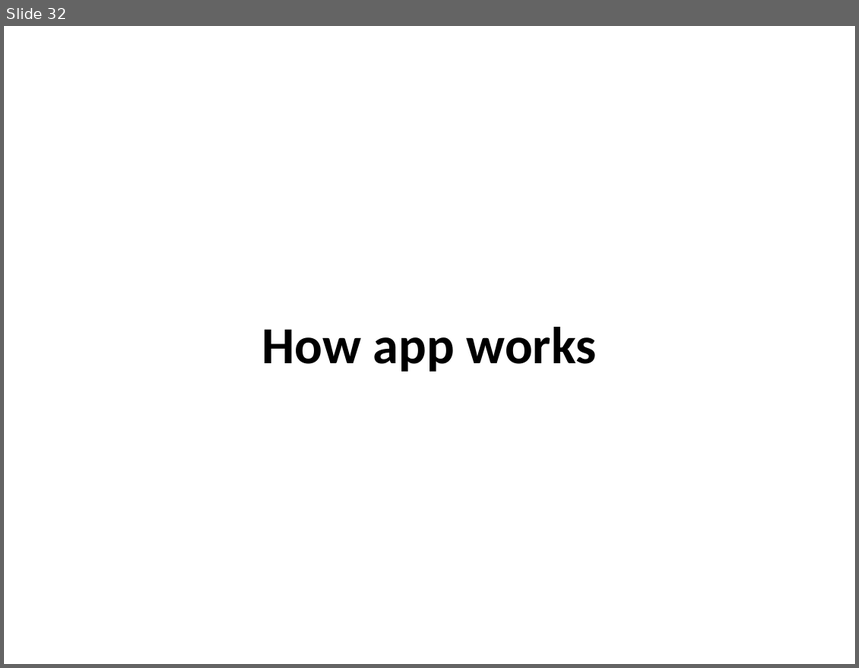
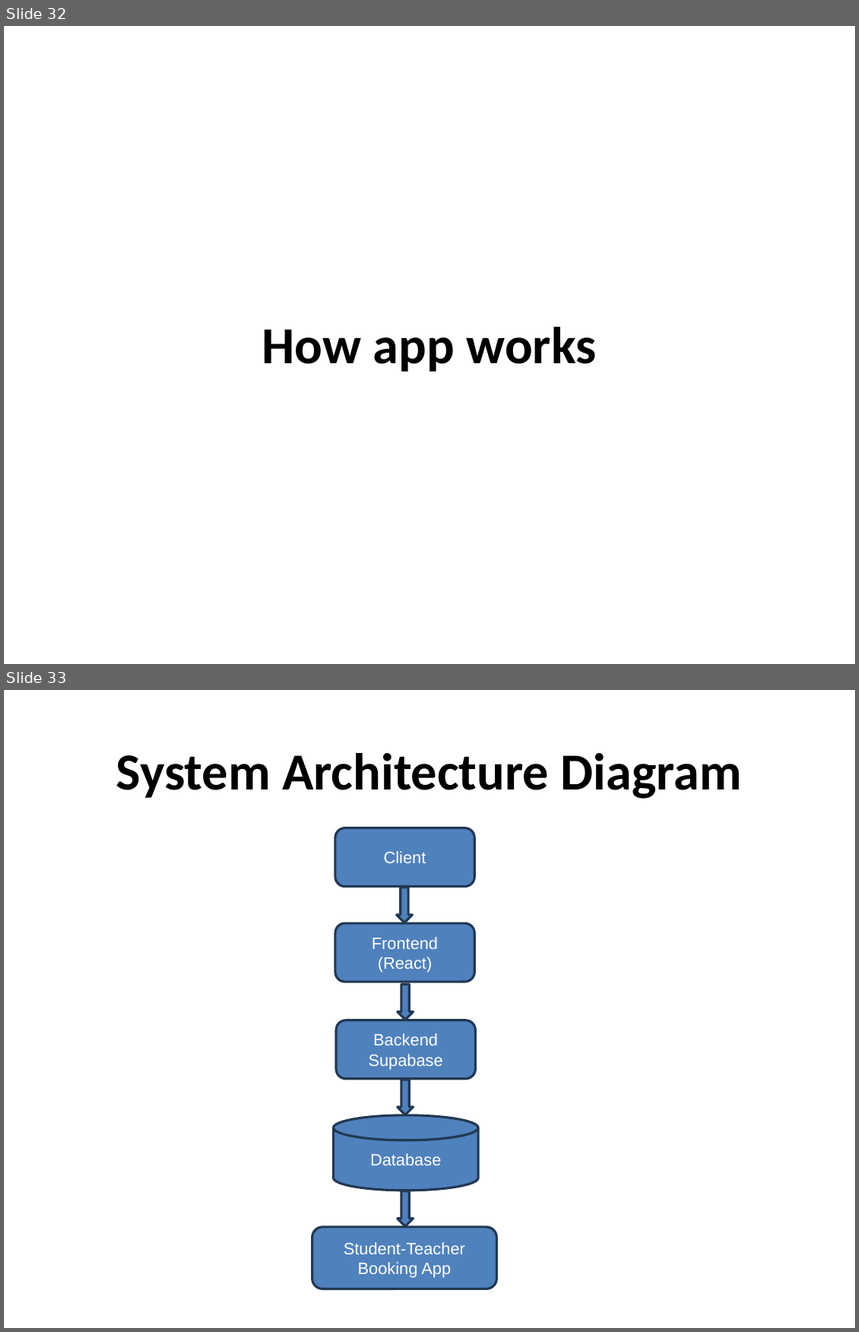
Before and after one commit to RamandeepChamba/student-teacher-booking, a slide deck: readme.pptx. Shown one above the other, each under a label of ours: slide 32 before the commit, slides 32 and 33 after it. The pictures are 859x668 and 859x1332 pixels, drawn with LibreOffice and Linux fonts; fonts in the diff are those of the drawing. Boxes give left, top, right and bottom in pixels: in the first picture for what was removed or moved away, otherwise in the second. Text is boxed around its words. In the diff, an @@ line names an element or a change of style, - is before the commit and + after.

Commit message:
finished documentation ppt

```diff
--- a/readme.pptx
+++ b/readme.pptx
@@ slide 33 added at [4,690,855,1328], background #FFFFFF @@
@@ title added at [116,753,742,799], 44 pt, text #000000, bold @@
+System Architecture Diagram
@@ rounded rectangle added at [335,828,474,887], fill #4F81BD, outline #233953 2 pt, 14 pt, text #FFFFFF @@
+Client
@@ down arrow added at [396,888,413,923], fill #4F81BD, outline #233953 2 pt @@
@@ rounded rectangle added at [335,923,474,982], fill #4F81BD, outline #233953 2 pt, 14 pt, text #FFFFFF @@
+Frontend
+(React)
@@ down arrow added at [397,985,414,1019], fill #4F81BD, outline #233953 2 pt @@
@@ rounded rectangle added at [336,1021,475,1079], fill #4F81BD, outline #233953 2 pt, 14 pt, text #FFFFFF @@
+Backend
+Supabase
@@ down arrow added at [397,1080,414,1115], fill #4F81BD, outline #233953 2 pt @@
@@ cylinder added at [333,1116,478,1191], fill #4F81BD, outline #233953 2 pt, 14 pt, text #FFFFFF @@
+Database
@@ down arrow added at [397,1192,414,1227], fill #4F81BD, outline #233953 2 pt @@
@@ rounded rectangle added at [312,1227,496,1289], fill #4F81BD, outline #233953 2 pt, 14 pt, text #FFFFFF @@
+Student-Teacher Booking App
```
